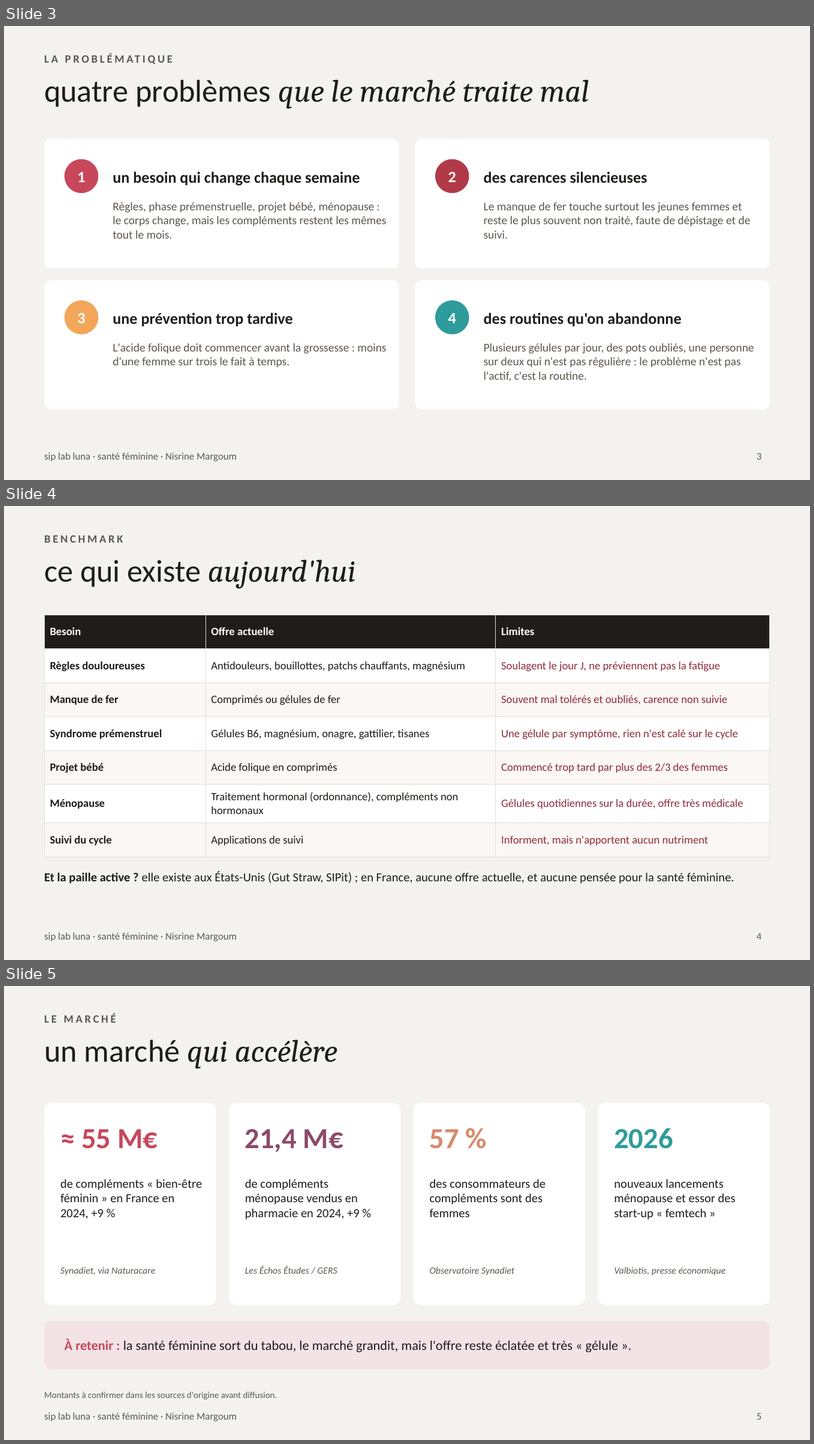
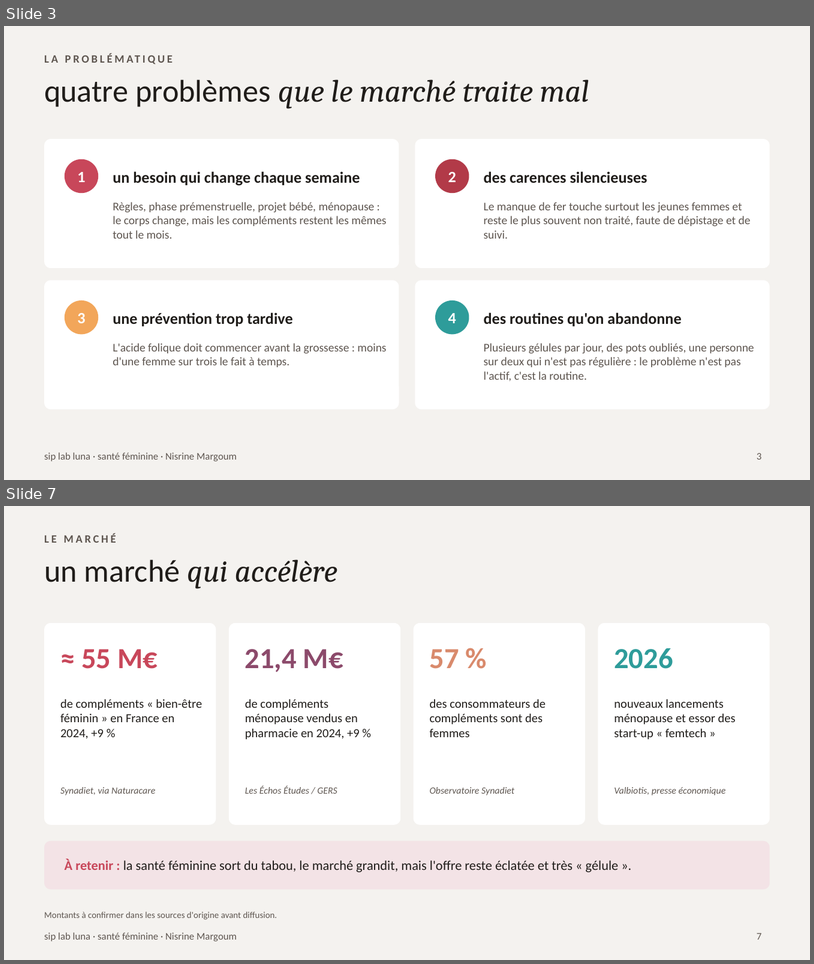
Before and after one commit to nisrine-max/mon-sitee, a slide deck: pitch/siplab-luna-problematique.pptx. Shown one above the other, each under a label of ours: slides 3, 4 and 5 before the commit, slides 3 and 7 after it; the slides between them are not shown. The pictures are 814x1444 and 814x964 pixels, drawn with LibreOffice and Linux fonts; fonts in the diff are those of the drawing. Boxes give left, top, right and bottom in pixels: in the first picture for what was removed or moved away, otherwise in the second. Text is boxed around its words. In the diff, an @@ line names an element or a change of style, - is before the commit and + after.

```diff
--- a/pitch/siplab-luna-problematique.pptx
+++ b/pitch/siplab-luna-problematique.pptx
@@ slide 4 removed at (4, 506, 810, 960), background #F4F2EF; not listed: 1 template element that a slide beside it also shows @@
@@ text removed at (44, 535, 123, 543) @@
-BENCHMARK
@@ title removed at (44, 559, 356, 588) @@
-ce qui existe aujourd'hui
@@ table removed at (44, 615, 770, 847), 7 rows, 3 columns @@
-Besoin | Offre actuelle | Limites
-Règles douloureuses | Antidouleurs, bouillottes, patchs chauffants, magnésium | Soulagent le jour J, ne préviennent pas la fatigue
-Manque de fer | Comprimés ou gélules de fer | Souvent mal tolérés et oubliés, carence non suivie
-Syndrome prémenstruel | Gélules B6, magnésium, onagre, gattilier, tisanes | Une gélule par symptôme, rien n'est calé sur le cycle
-Projet bébé | Acide folique en comprimés | Commencé trop tard par plus des 2/3 des femmes
-Ménopause | Traitement hormonal (ordonnance), compléments non hormonaux | Gélules quotidiennes sur la durée, offre très médicale
-Suivi du cycle | Applications de suivi | Informent, mais n'apportent aucun nutriment
@@ text removed at (44, 871, 735, 883) @@
-Et la paille active ? elle existe aux États-Unis (Gut Straw, SIPit) ; en France, aucune offre actuelle, et aucune pensée pour la santé féminine.
@@ page number removed at (757, 933, 762, 939) @@
-4
@@ what was slide 5 is now slide 7 @@
@@ page number at (757, 933, 762, 939): text changed @@
-5
+7
```
Also in this commit, not shown: 1 slide changed, 3 slides added.
